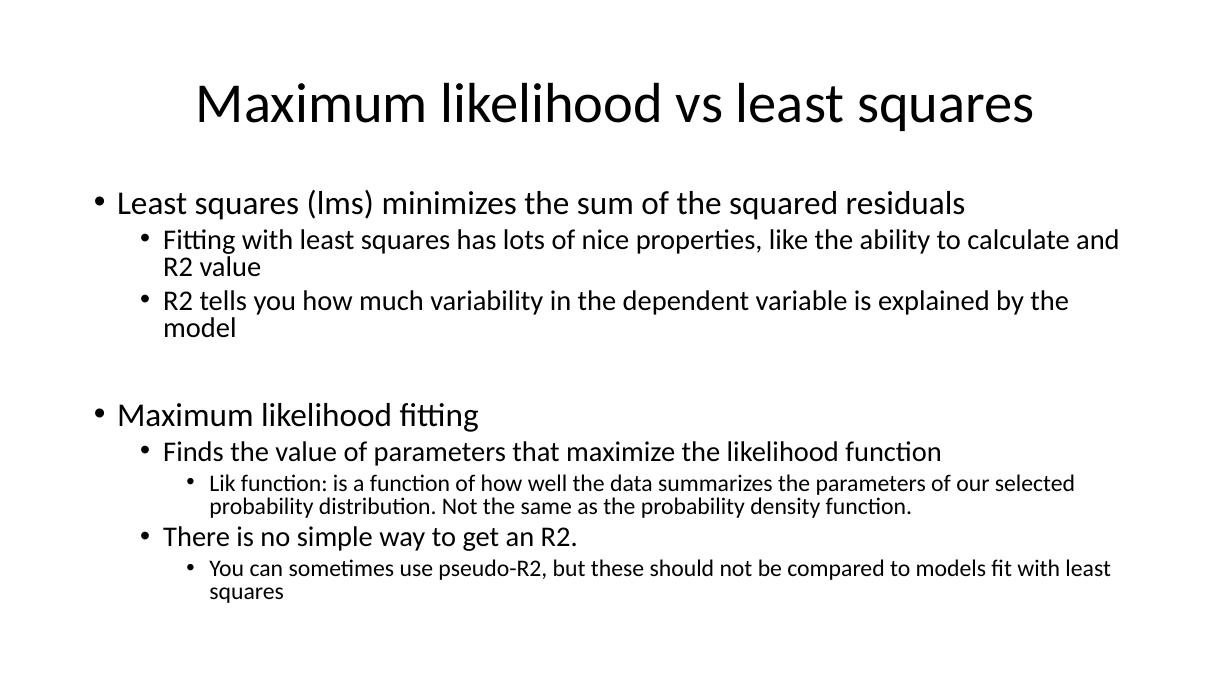
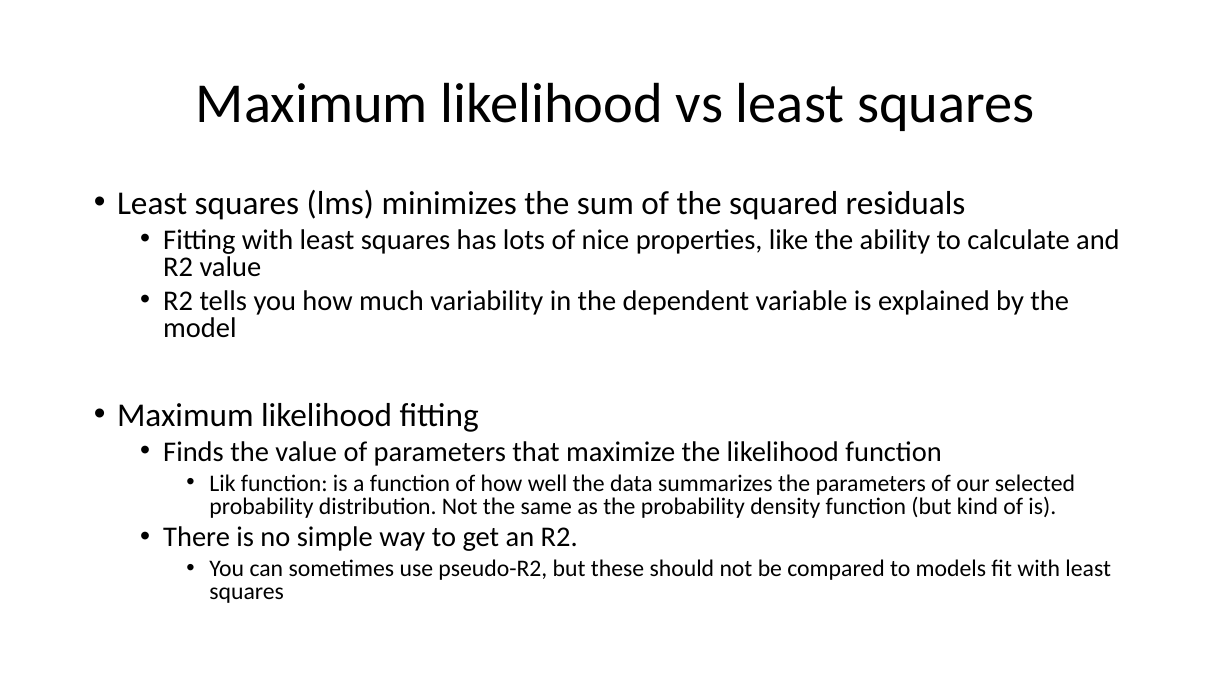
Before and after one commit to VTQuantMethodsEEB/klangwig, a slide deck: slide 24 of lectures/week_10_glms/le10_glms.pptx. Drawn at 1232x693 pixels with LibreOffice and Linux fonts; fonts in the diff are those of the drawing. Boxes give left, top, right and bottom in pixels: in the first picture for what was removed or moved away, otherwise in the second. Text is boxed around its words. In the diff, an @@ line names an element or a change of style, - is before the commit and + after.

```diff
--- a/lectures/week_10_glms/le10_glms.pptx
+++ b/lectures/week_10_glms/le10_glms.pptx
@@ text at bbox=[209, 474, 1075, 518]: text changed @@
-    • Lik function: is a function of how well the data summarizes the parameters of our selected probability distribution. Not the same as the probability density function.
+    • Lik function: is a function of how well the data summarizes the parameters of our selected probability distribution. Not the same as the probability density function (but kind of is).
```
Also in this commit, not shown: 6 other slides changed, 5 other files.
